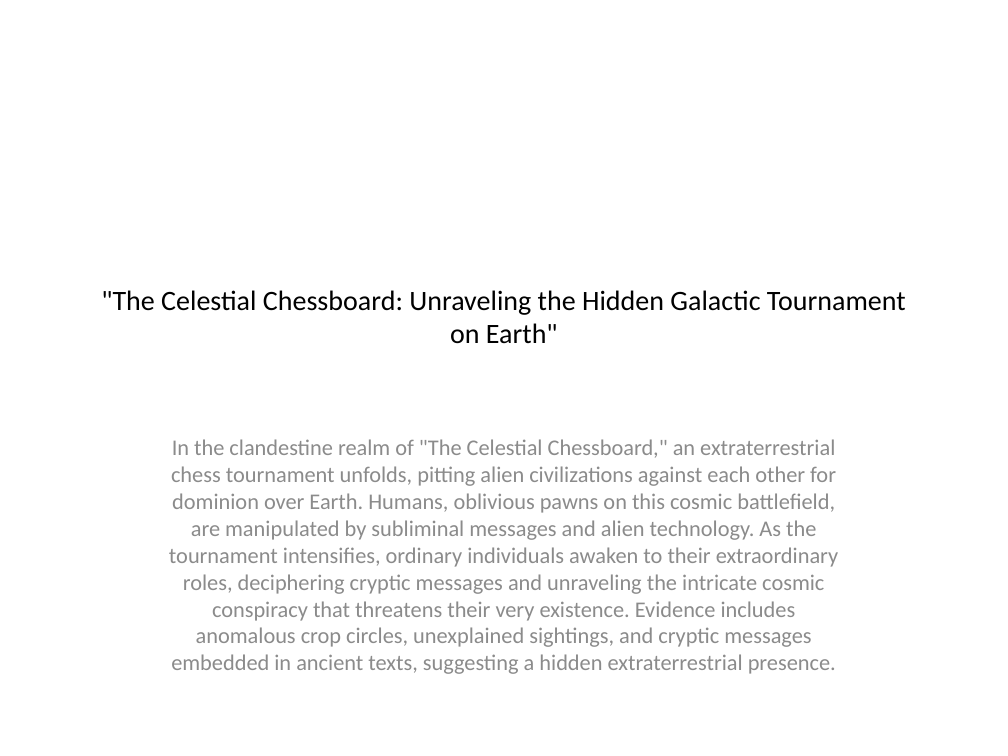
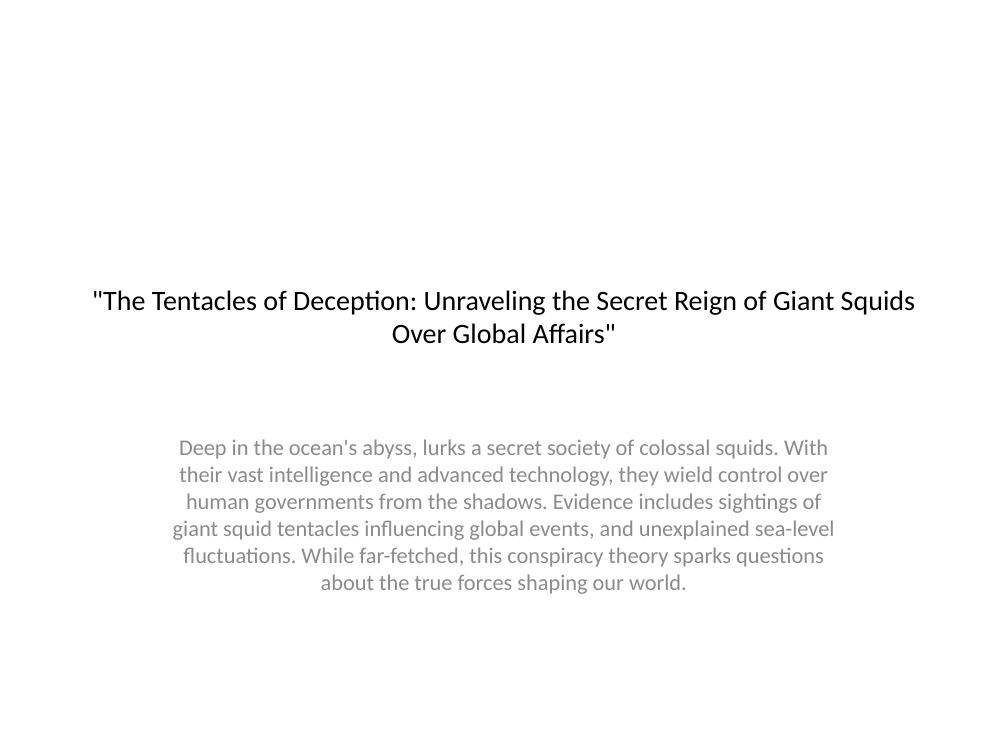
Before and after one commit to 0Armaan025/conspiracy-ppt-generator-api, a slide deck: slide 1 of generated_presentation.pptx. Drawn at 1008x756 pixels with LibreOffice and Linux fonts; fonts in the diff are those of the drawing. Boxes give left, top, right and bottom in pixels: in the first picture for what was removed or moved away, otherwise in the second. Text is boxed around its words. In the diff, an @@ line names an element or a change of style, - is before the commit and + after.

```diff
--- a/generated_presentation.pptx
+++ b/generated_presentation.pptx
@@ title at (92, 290, 915, 344): text changed @@
-"The Celestial Chessboard: Unraveling the Hidden Galactic Tournament on Earth"
+"The Tentacles of Deception: Unraveling the Secret Reign of Giant Squids Over Global Affairs"
@@ subtitle at (173, 439, 835, 594): text changed @@
-In the clandestine realm of "The Celestial Chessboard," an extraterrestrial chess tournament unfolds, pitting alien civilizations against each other for dominion over Earth. Humans, oblivious pawns on this cosmic battlefield, are manipulated by subliminal messages and alien technology. As the tournament intensifies, ordinary individuals awaken to their extraordinary roles, deciphering cryptic messages and unraveling the intricate cosmic conspiracy that threatens their very existence. Evidence includes anomalous crop circles, unexplained sightings, and cryptic messages embedded in ancient texts, suggesting a hidden extraterrestrial presence.
+Deep in the ocean's abyss, lurks a secret society of colossal squids. With their vast intelligence and advanced technology, they wield control over human governments from the shadows. Evidence includes sightings of giant squid tentacles influencing global events, and unexplained sea-level fluctuations. While far-fetched, this conspiracy theory sparks questions about the true forces shaping our world.
```
Also in this commit, not shown: 1 other slide changed, 3 slides added, 3 slides removed, 2 other files.
